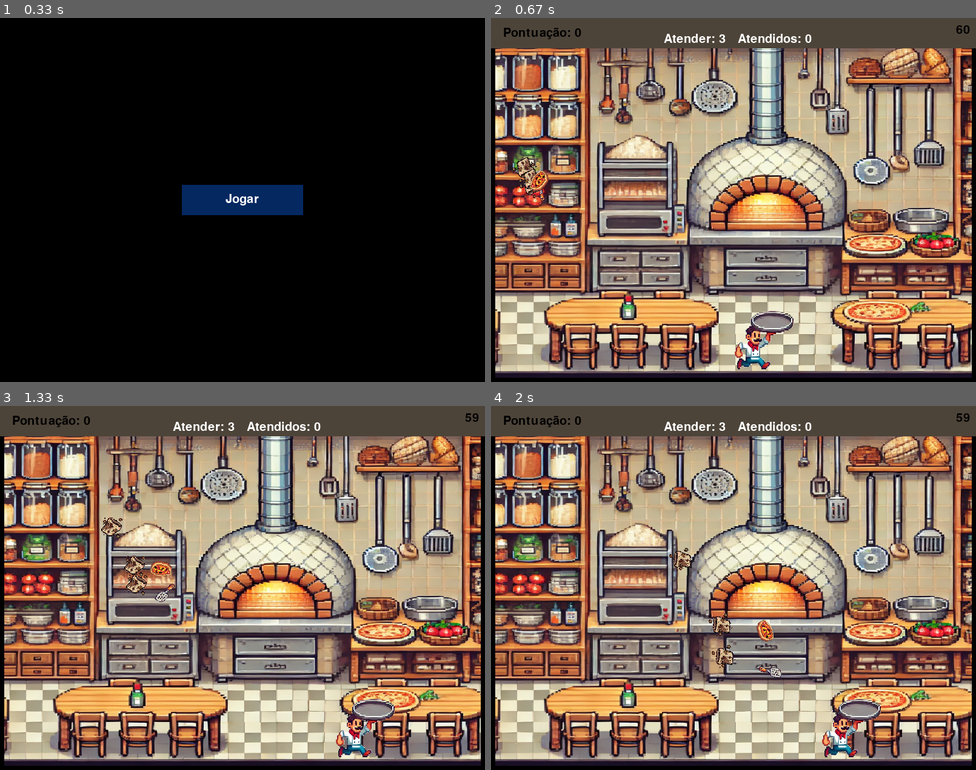
Above: before the commit, frames 1-4 (two rows, left to right).
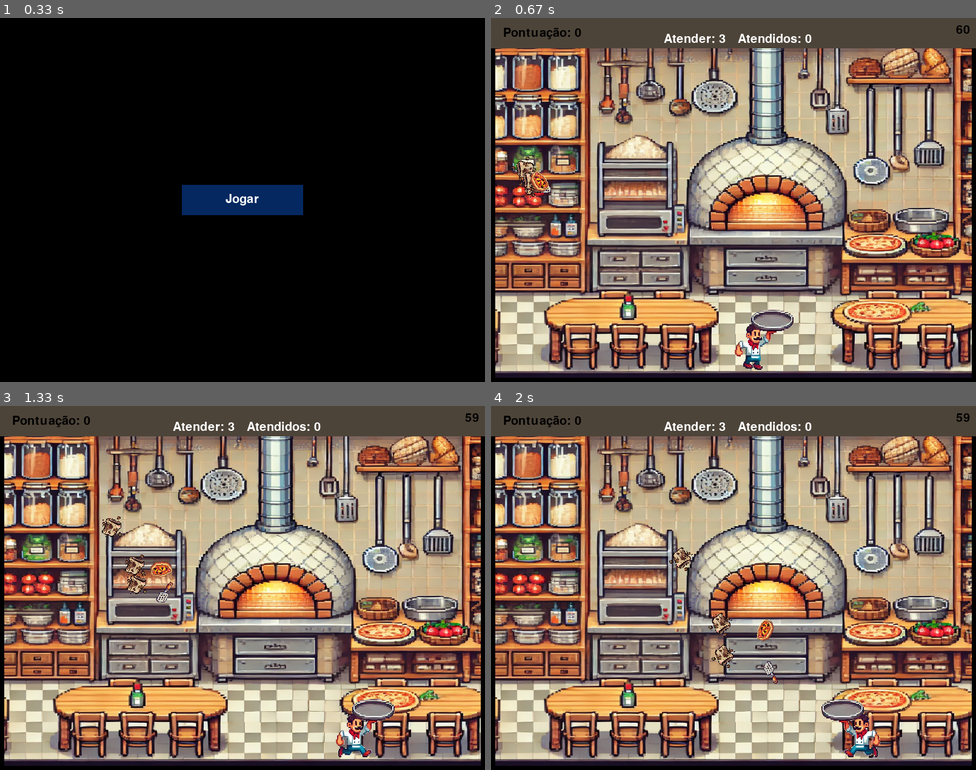
Above: after the commit, the same moments.

Repository: WesleyGCO/Pizza-Panic
Game: pygame game, started from src/main.py
Same seed, same stepped clock (60 frames per second), same inputs: the game is played once before the commit and once after it.
Inputs:
- Up to frame 1 (0.33 s): no input
- Up to frame 2 (0.67 s): click "Jogar" at 0.38 s
- Up to frame 3 (1.33 s): hold Right 0.67-1.13 s; hold Right from 1.17 s (still down)
- Up to frame 4 (2 s): release Right at 1.63 s; hold Left from 1.67 s (still down)

Frame 1 is identical in both runs. In frame 2, 1.1% of the frame differs, in the area x 4-63%, y 38-97%; in frame 3, 0.6%; in frame 4, 2.2%, in the area x 36-81%, y 38-97%.

Commit message:
Criacao de movimentacao das sprites

Diff:
--- a/src/adapters/primary/pygame_output_adapter.py
+++ b/src/adapters/primary/pygame_output_adapter.py
@@ -56,9 +56,9 @@
 def rotacionar_item(item):
     pass
 
-def desenhar_personagem(personagem):
+def desenhar_personagem(personagem,imagens):
     tela = retornar_tela()
-    return tela.blit(redimensionar_imagem(personagem.imagem_pizzaiolo, personagem.largura, personagem.altura), (personagem.posicao.x, personagem.posicao.y))
+    return tela.blit(redimensionar_imagem(imagens, personagem.largura, personagem.altura), (personagem.posicao.x, personagem.posicao.y))
 
 
 def criar_superficie(tamanho):
--- a/src/adapters/primary/ui/fase_ui.py
+++ b/src/adapters/primary/ui/fase_ui.py
@@ -1,6 +1,7 @@
 from adapters.primary import pygame_output_adapter
 from adapters.primary.ui.menu_borda_ui import menu_borda_ui
 from core.services.placar_service import PlacarService
+from application.models.Sprites import Sprites
 
 class FaseUI:
     def __init__(self, tela_altura, tela_largura, relogio, posicao_x_texto, posicao_y_texto):
@@ -12,16 +13,19 @@
         self.imagem = pygame_output_adapter.carregar_imagem("./adapters/primary/sprites/fundo8x6.png")
         self.imagem_redimensionada = pygame_output_adapter.redimensionar_imagem(self.imagem, self.tela_altura, self.tela_largura)
         self.placar_service = PlacarService()
+        self.sprites = Sprites()
 
         self.angulo = 0
 
-    def renderizar(self, fase_model, personagem_servico, tempo_servico, item_servico, tempo):
+    def renderizar(self, fase_model, personagem_servico, tempo_servico, item_servico, tempo, sprite):
         pygame_output_adapter.preencher_tela((147, 158, 150))
         pygame_output_adapter.desenhar_superficie(self.imagem_redimensionada, (0, 0))
 
         menu_borda_ui(self.tela_altura, self.tela_largura)
 
-        personagem_servico.desenhar_personagem(fase_model.personagem)
+
+
+        personagem_servico.desenhar_personagem(fase_model.personagem, sprite)
 
         tempo_servico.atualizar_contador(fase_model.personagem, self.posicao_x_texto, self.posicao_y_texto)
         tempo_servico.contagem_regressiva(fase_model.tempo_inicial, self.tela_altura)
@@ -29,7 +33,7 @@
         if self.angulo >= 360:
             self.angulo = 0
         else:
-            self.angulo += 3
+            self.angulo -= 3
 
         # print(self.angulo)
 
--- a/src/adapters/primary/use_cases/gerenciar_personagem.py
+++ b/src/adapters/primary/use_cases/gerenciar_personagem.py
@@ -5,5 +5,5 @@
         personagem_criado = Personagem(0, int(posicao_x_ratio * tela_altura), int(posicao_y_ratio * tela_largura), 100, 100, aceleracao)
         return personagem_criado
 
-def desenhar_personagem(personagem):
-        pygame_output_adapter.desenhar_personagem(personagem)
+def desenhar_personagem(personagem, imagens):
+        pygame_output_adapter.desenhar_personagem(personagem, imagens)
--- a/src/application/models/Objeto.py
+++ b/src/application/models/Objeto.py
@@ -14,7 +14,9 @@
         self.aceleracao = Vetor(x=0,y=0)
 
     def desenhar(self, tela, imagem):
+        print("Desenhei")
         tela.blit(pygame.transform.scale(imagem, (self.largura, self.altura)), (self.posicao.x, self.posicao.y))
+
 
     def processamento_fisica(self, tempo):
         self.posicao.x += self.velocidade.x * tempo + self.aceleracao.x * (tempo**2) * 0.5
--- a/src/application/models/Personagem.py
+++ b/src/application/models/Personagem.py
@@ -9,7 +9,7 @@
         super().__init__(x, y, largura, altura)
         self.cor = cor
         self.aceleracao.x = aceleracao
-        self.imagem_pizzaiolo = pygame_output_adapter.carregar_imagem("./adapters/primary/sprites/pizzaiolo.png")
+        # self.imagem_pizzaiolo = pygame_output_adapter.carregar_imagem("./adapters/primary/sprites/pizzaiolo.png")
         self.pontuacao_personagem = 0
 
     def adicionar_pontuacao(self, pontuacao):
--- /dev/null
+++ b/src/application/models/Sprites.py
@@ -0,0 +1,41 @@
+from adapters.primary import pygame_output_adapter
+
+
+class Sprites():
+
+    def __init__(self):
+        self.index_sprite = 0
+
+    def get_personagem_sprite_direita(self):
+        self.imagens_pesonagem = pygame_output_adapter.carregar_imagem('./adapters/primary/sprites/pizzaiolo.png')
+
+        return self.imagens_pesonagem
+
+    def get_personagem_sprite_esquerda(self):
+        self.imagens_pesonagem = pygame_output_adapter.carregar_imagem('./adapters/primary/sprites/pizzaiolo_left.png')
+
+        return self.imagens_pesonagem
+
+    def get_personagem_sprite_direita_parado(self):
+        self.imagens_pesonagem = pygame_output_adapter.carregar_imagem('./adapters/primary/sprites/pizzaiolo/pizzaiolo_right_parado.png')
+
+        return self.imagens_pesonagem
+
+    def get_personagem_sprite_esquerda_parado(self):
+        self.imagens_pesonagem = pygame_output_adapter.carregar_imagem('./adapters/primary/sprites/pizzaiolo/pizzaiolo_left_parado.png')
+
+        return self.imagens_pesonagem
+
+    def mov_direita():
+        pass
+
+    def mov_esquerda():
+        pass
+
+    def loop_mov(self, tempo, posicao):
+        if tempo >= 1:
+            if posicao == 'esquerda':
+                self.index_sprite = (self.index_sprite + 1) % self.mov_esquerda()
+            else:
+                self.index_sprite = (self.index_sprite + 1) % self.mov_direita()
+        tempo = 0
--- a/src/core/services/fase_service.py
+++ b/src/core/services/fase_service.py
@@ -7,6 +7,9 @@
 from adapters.primary import pygame_output_adapter, pygame_input_adapter
 from adapters.primary.use_cases import gerenciar_fase
 from core.services.tempo_service import TempoService
+from application.models.Sprites import Sprites
+
+from adapters.primary.pygame_output_adapter import retornar_tela
 
 class FaseService(FaseInterface):
 
@@ -22,6 +25,12 @@
         self.relogio = pygame_output_adapter.criar_relogio()
         self.FPS = 120
 
+        self.sprites = Sprites()
+        self.sprite_atual =  self.sprites.get_personagem_sprite_esquerda()
+
+        self.ultima_posicao = ""
+
+
     def iniciar(self):
         print(f"Iniciando fase {self.fase_model.numero}")
         self.is_running = True
@@ -32,7 +41,7 @@
         while self.is_running:
             self.fase_model.personagem.processamento_fisica(self.tempo_decorrido_seg)
             map(lambda item: item.processamento_fisica(self.tempo_decorrido_seg), self.fase_model.itens_ruins)
-            self.fase_ui.renderizar(self.fase_model, self.personagem_service, self.tempo_service, self.item_service, self.tempo_decorrido_seg)
+            self.fase_ui.renderizar(self.fase_model, self.personagem_service, self.tempo_service, self.item_service, self.tempo_decorrido_seg, self.sprite_atual)
             self.lidar_entrada()
             self.atualizar()
 
@@ -46,12 +55,16 @@
 
         if (tecla_pressionada['esquerda']):
             if isinstance(self.fase_model.personagem, Personagem):
+                self.sprite_atual =  self.sprites.get_personagem_sprite_esquerda()
+                self.ultima_posicao = 'esquerda'
                 if(self.fase_model.personagem.posicao.x >= 0):
                     self.fase_model.personagem.velocidade.x = -500
                 else:
                     self.fase_model.personagem.velocidade.x = 0
         elif (tecla_pressionada['direita']):
             if isinstance(self.fase_model.personagem, Personagem):
+                self.sprite_atual =  self.sprites.get_personagem_sprite_direita()
+                self.ultima_posicao = 'direita'
                 if(self.fase_model.personagem.posicao.x <= 700):
                     self.fase_model.personagem.velocidade.x = +500
                 else:
@@ -59,6 +72,13 @@
         else:
             if isinstance(self.fase_model.personagem, Personagem):
                 self.fase_model.personagem.velocidade.x = 0
+                if(self.ultima_posicao == 'esquerda'):
+                    self.sprite_atual =  self.sprites.get_personagem_sprite_esquerda_parado()
+                else:
+                    self.sprite_atual =  self.sprites.get_personagem_sprite_direita_parado()
+
+
+
 
     def atualizar(self):
         gerenciar_fase.verificar_conclusao_fase(self.fase_model)
--- a/src/core/services/personagem_service.py
+++ b/src/core/services/personagem_service.py
@@ -11,8 +11,8 @@
     def criar_personagem(self, tela_largura, tela_altura, posicao_x_ratio, posicao_y_ratio, aceleracao):
         return gerenciar_personagem.criar_personagem(tela_largura, tela_altura, posicao_x_ratio, posicao_y_ratio, aceleracao)
 
-    def desenhar_personagem(self, personagem):
-        return gerenciar_personagem.desenhar_personagem(personagem)
+    def desenhar_personagem(self, personagem, imagens):
+        return gerenciar_personagem.desenhar_personagem(personagem, imagens)
 
     def adicionar_pontuacao(self, personagem, item):
         self.pontuacao_service.adicionar_pontuacao(personagem, item)
Binary file added: src/adapters/primary/sprites/pizzaiolo/pizzaiolo_left_parado.png
Binary file added: src/adapters/primary/sprites/pizzaiolo/pizzaiolo_right_parado.png
Binary file added: src/adapters/primary/sprites/pizzaiolo_left.png
